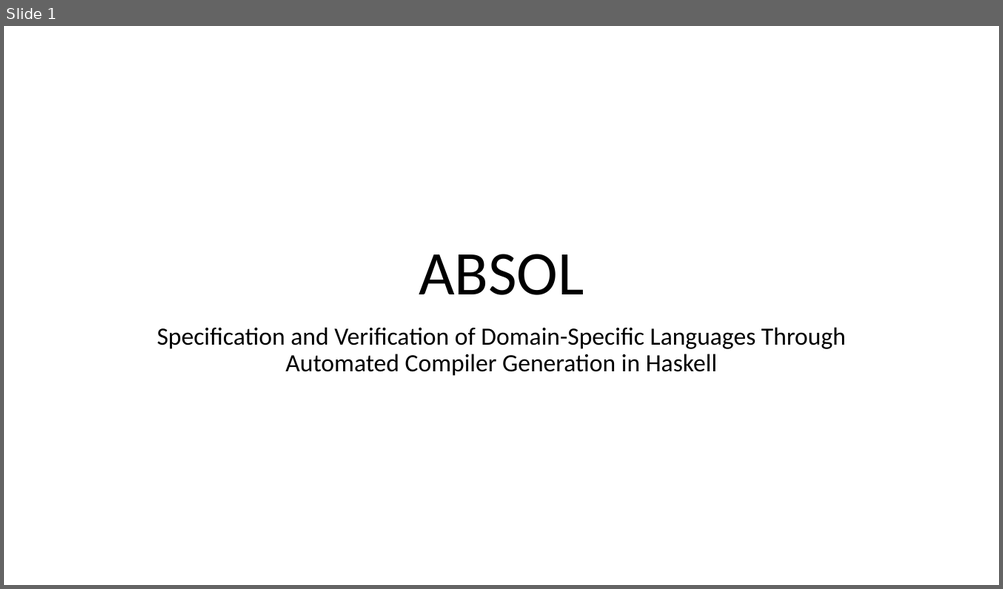
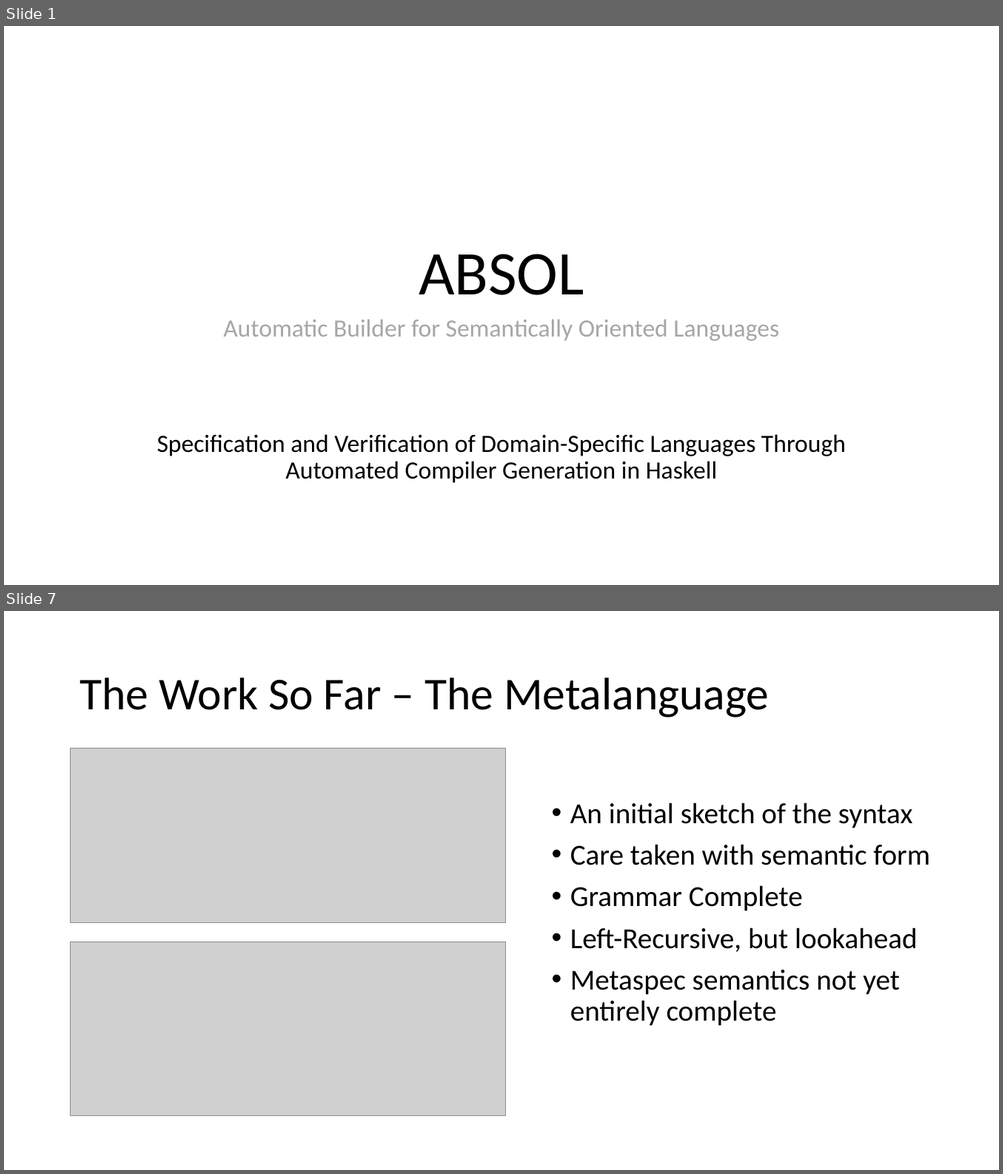
Before and after one commit to iamrecursion/absol, a slide deck: doc/demonstration_of_progress/ABSOL.pptx. Shown one above the other, each under a label of ours: slide 1 before the commit, slides 1 and 7 after it; the slides between them are not shown. The pictures are 1003x589 and 1003x1174 pixels, drawn with LibreOffice and Linux fonts; fonts in the diff are those of the drawing; grey boxes stand for pictures; background and template pictures are left out. Boxes give left, top, right and bottom in pixels: in the first picture for what was removed or moved away, otherwise in the second. Text is boxed around its words. In the diff, an @@ line names an element or a change of style, - is before the commit and + after.

```diff
--- a/doc/demonstration_of_progress/ABSOL.pptx
+++ b/doc/demonstration_of_progress/ABSOL.pptx
@@ slide 7 added at [4, 611, 999, 1170], background #FFFFFF @@
@@ title added at [79, 678, 768, 718], 44 pt, text #000000 @@
+The Work So Far – The Metalanguage
@@ picture added at [71, 749, 505, 923] @@
@@ text added at [570, 803, 930, 1026], 28 pt, text #000000 @@
+• An initial sketch of the syntax
+• Care taken with semantic form
+• Grammar Complete
+• Left-Recursive, but lookahead
+• Metaspec semantics not yet entirely complete
@@ picture added at [71, 943, 505, 1116] @@
@@ slide 1 changed as well @@
@@ text added at [223, 320, 779, 341], 24 pt, text #A6A6A6 @@
+Automatic Builder for Semantically Oriented Languages
@@ subtitle "Specification and Verification of Domain-Specific ...": place and size @@
-subtitle "Specification and Verification of Domain-Specific ..." at [157, 327, 845, 376]
+subtitle "Specification and Verification of Domain-Specific ..." at [157, 434, 845, 483]
```
Also in this commit, not shown: 2 other slides changed, 6 other slides added, 3 slides removed, 7 other files.
